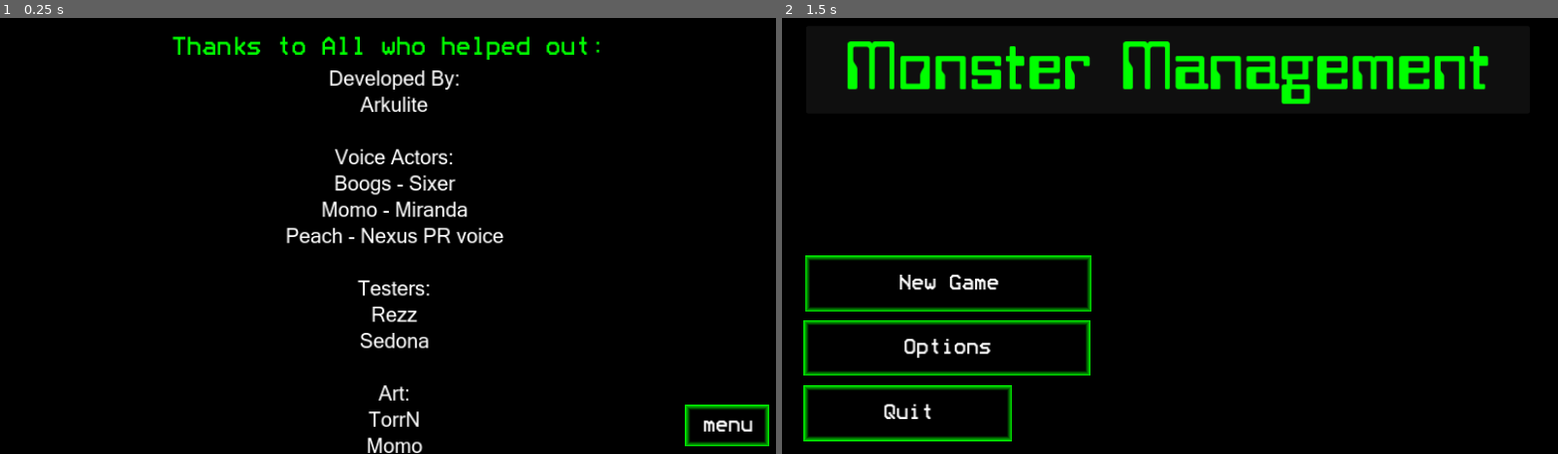
Above: before the commit, frames 1-2 (left to right).
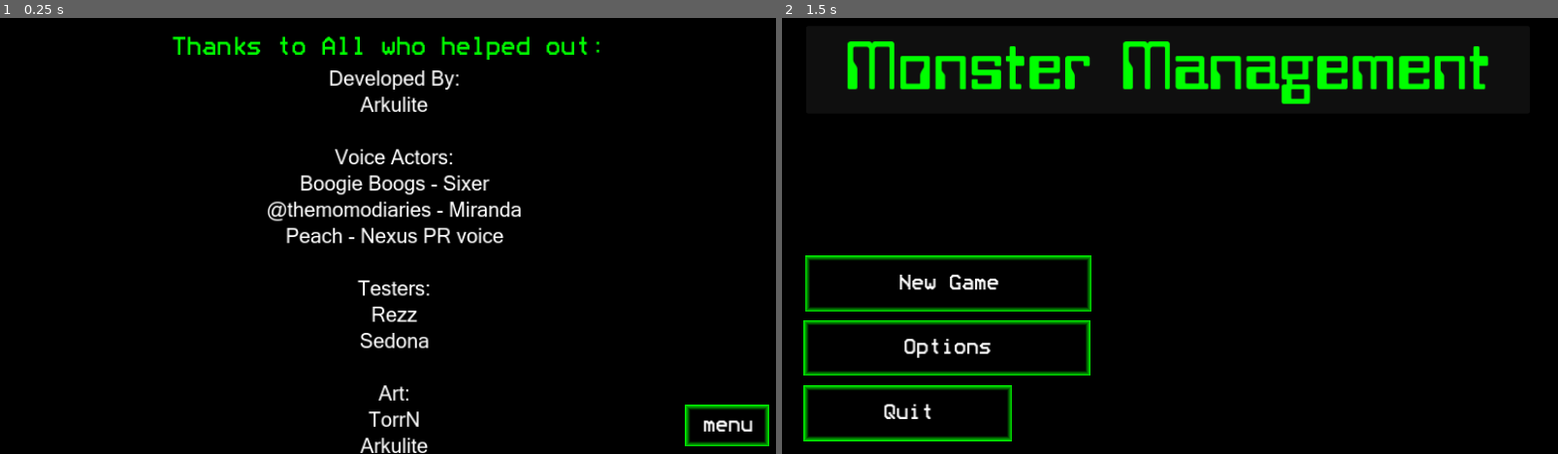
Above: after the commit, the same moments.

Repository: andrewpressman/MonsterManagement
Game: Godot game, scene res://EndScreen/Credits.tscn
Two runs of this game, one before a commit and one after it. Both use one fixed random seed, a clock stepped at 60 frames per second and the inputs below. This scene is started directly instead of the project's main scene.
Inputs:
- Up to frame 1 (0.25 s): no input
- Up to frame 2 (1.5 s): tap Enter at 0.5 s; click "menu" at 1.25 s

The runs differ from the first frame. In frame 1, 1.5% of the frame differs, in the area x 34-68%, y 36-100%; in frame 2, nothing differs.

Commit message:
General use polish
Added icon and splash screen
set default window settings to fullscreen

Diff:
--- a/EndScreen/Credits.tscn
+++ b/EndScreen/Credits.tscn
@@ -26,8 +26,8 @@
 Arkulite
 
 Voice Actors:
-Boogs - Sixer
-Momo - Miranda
+Boogie Boogs - Sixer
+@themomodiaries - Miranda
 Peach - Nexus PR voice
 
 Testers:
@@ -36,7 +36,7 @@
 
 Art:
 TorrN
-Momo"
+Arkulite"
 horizontal_alignment = 1
 
 [node name="Button" type="Button" parent="."]
--- a/global_variables.gd
+++ b/global_variables.gd
@@ -47,7 +47,7 @@
 var Ambience : float = 1
 
 #video settings
-var DisplayMode : int = 1
+var DisplayMode : int = 0
 
 #For Decrypted Logs
 var CurrentLog : int
--- a/project.godot
+++ b/project.godot
@@ -13,7 +13,10 @@
 config/name="MonsterManagement"
 run/main_scene="res://Home Screen/MainMenu.tscn"
 config/features=PackedStringArray("4.3", "Forward Plus")
+boot_splash/image="res://Assets/Images/GameLogo.png"
 config/icon="res://icon.svg"
+config/windows_native_icon="res://Assets/Images/NexusIcon.ico"
+boot_splash/minimum_display_time=3000
 
 [autoload]
 
Binary file added: Assets/Images/GameLogo.png
Not shown, added: Assets/Images/GameLogo.png.import
Binary file added: Assets/Images/NexusIcon.ico
Not shown: 1 places in Level Select/Level Select Screen.tscn that only renumber resources
